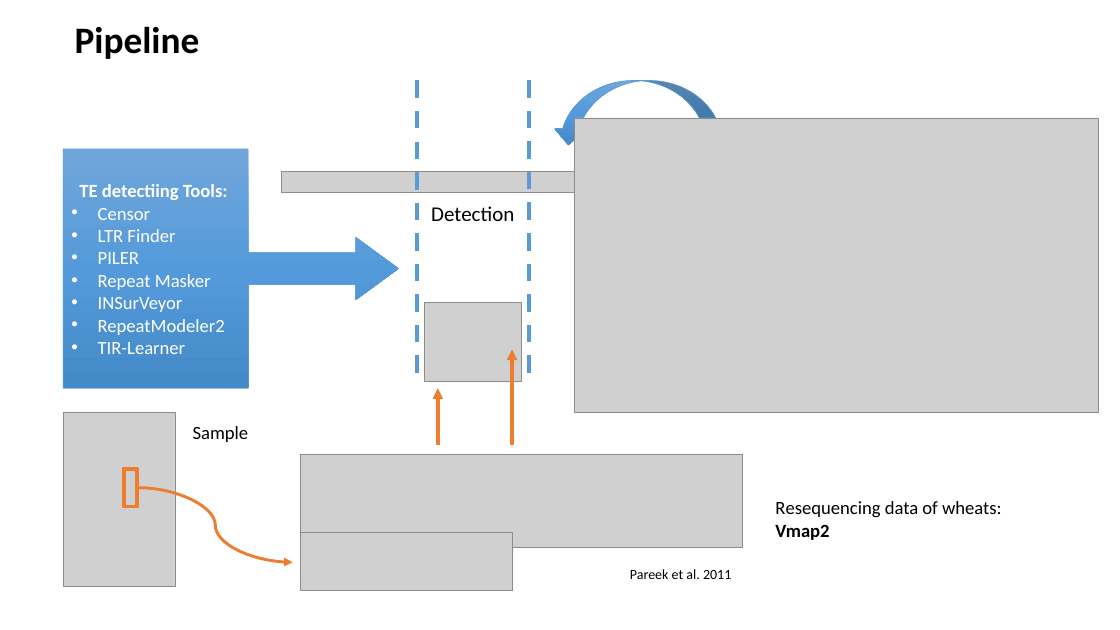
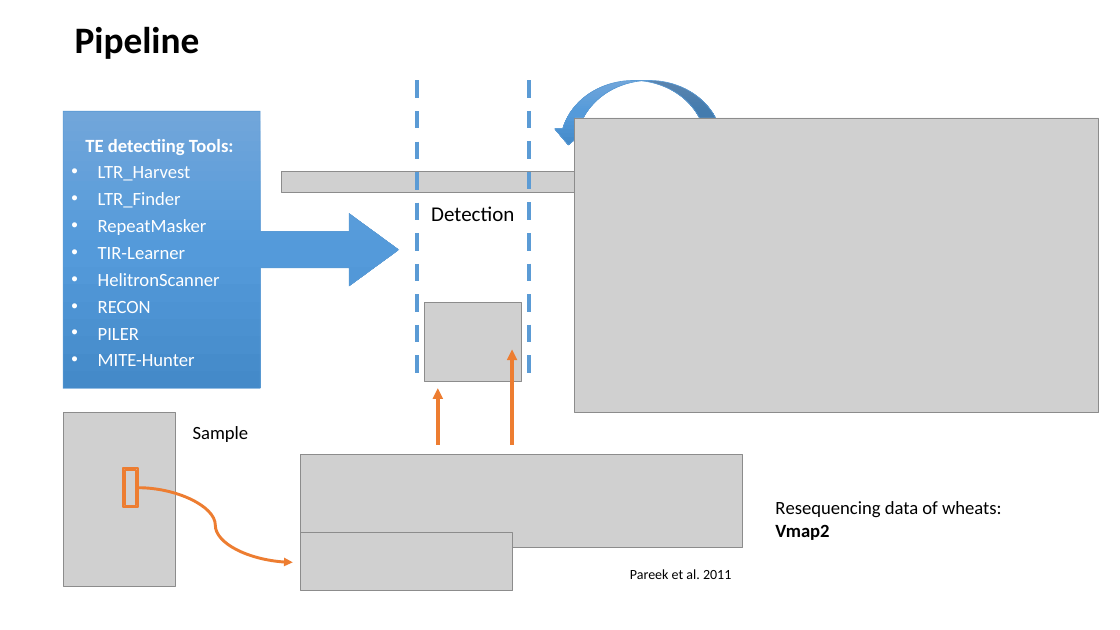
Before and after one commit to SirLearning/GeneticsNotes, a slide deck: slide 2 of undergraduate/Presentation.pptx. Drawn at 1120x630 pixels with LibreOffice and Linux fonts; fonts in the diff are those of the drawing; grey boxes stand for pictures. Boxes give left, top, right and bottom in pixels: in the first picture for what was removed or moved away, otherwise in the second. Text is boxed around its words. In the diff, an @@ line names an element or a change of style, - is before the commit and + after.

```diff
--- a/undergraduate/Presentation.pptx
+++ b/undergraduate/Presentation.pptx
@@ right arrow callout "TE detectiing Tools:" resized from (x1=63, y1=149, x2=398, y2=388) to (x1=63, y1=111, x2=398, y2=388) @@
@@ right arrow callout "TE detectiing Tools:" at (x1=63, y1=111, x2=398, y2=388): proportions changed @@
@@ text in right arrow callout at (x1=85, y1=139, x2=234, y2=340): line spacing 1 to 1.2 @@
@@ text in right arrow callout at (x1=98, y1=166, x2=220, y2=313): text changed @@
-• Censor
-• LTR Finder
+• LTR_Harvest
+• LTR_Finder
+• RepeatMasker
+• TIR-Learner
+• HelitronScanner
+• RECON
@@ text in right arrow callout at (x1=98, y1=354, x2=195, y2=366): text changed @@
-• Repeat Masker
-• INSurVeyor
-• RepeatModeler2
-• TIR-Learner
+• MITE-Hunter
```
Also in this commit, not shown: 1 other slide changed, 2 slides added, 1 slide removed, 6 other files.
